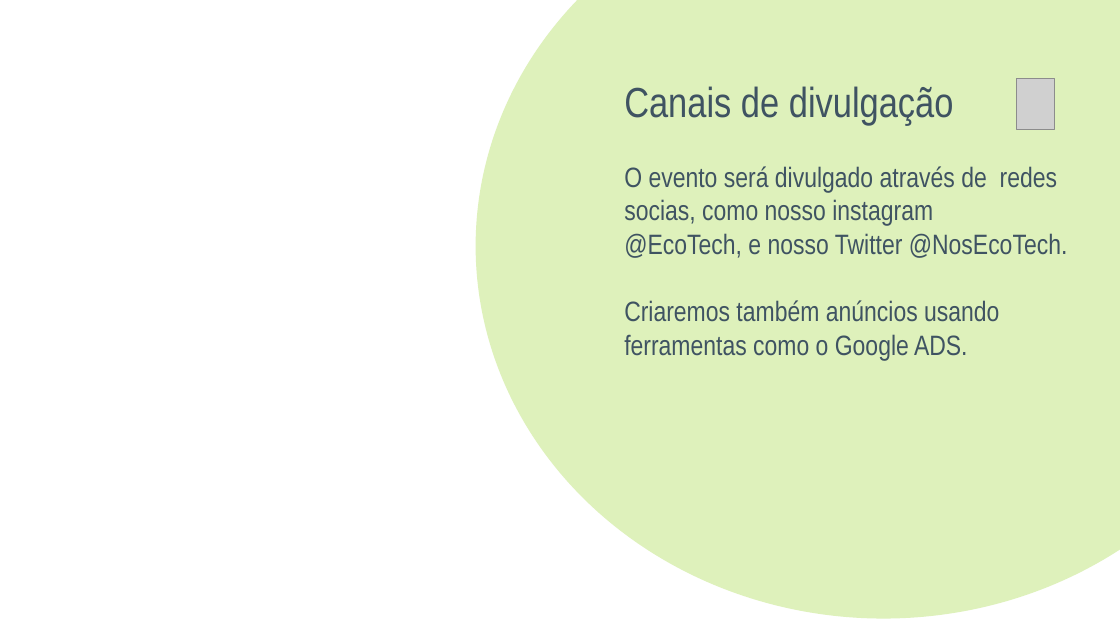
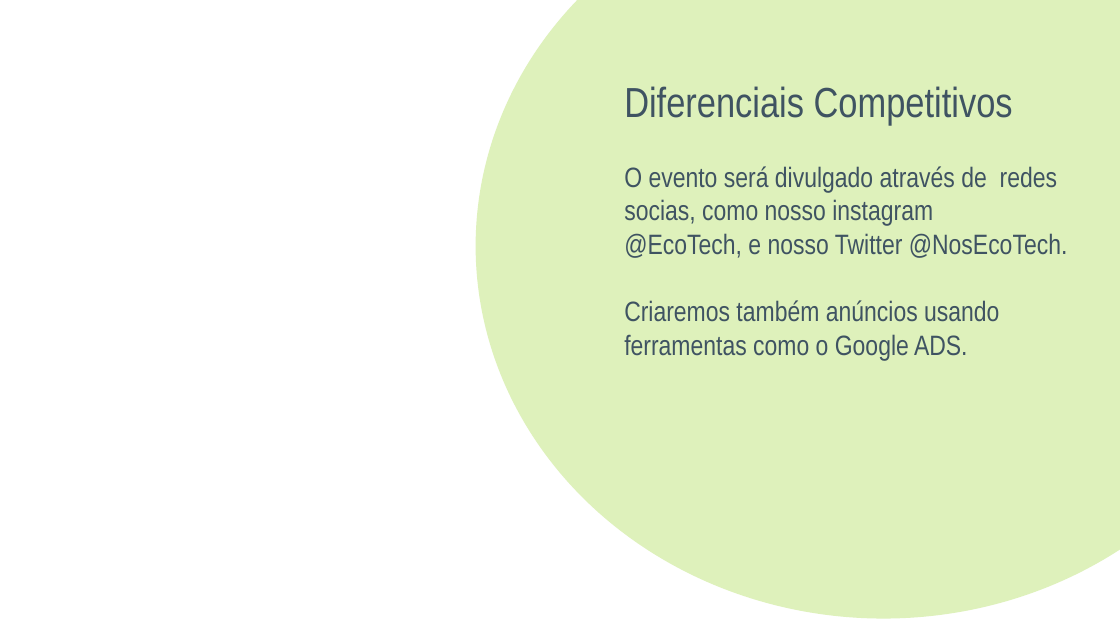
Before and after one commit to diaraujo115/IFP, a slide deck: slide 4 of Apresentação1.pptx. Drawn at 1120x630 pixels with LibreOffice and Linux fonts; fonts in the diff are those of the drawing; grey boxes stand for pictures; background and template pictures are left out. Boxes give left, top, right and bottom in pixels: in the first picture for what was removed or moved away, otherwise in the second. Text is boxed around its words. In the diff, an @@ line names an element or a change of style, - is before the commit and + after.

```diff
--- a/Apresentação1.pptx
+++ b/Apresentação1.pptx
@@ text at (624, 86, 1013, 125): text changed @@
-Canais de divulgação
+Diferenciais Competitivos
@@ picture removed at (1017, 79, 1055, 130) @@
```
Also in this commit, not shown: 2 slides added.
